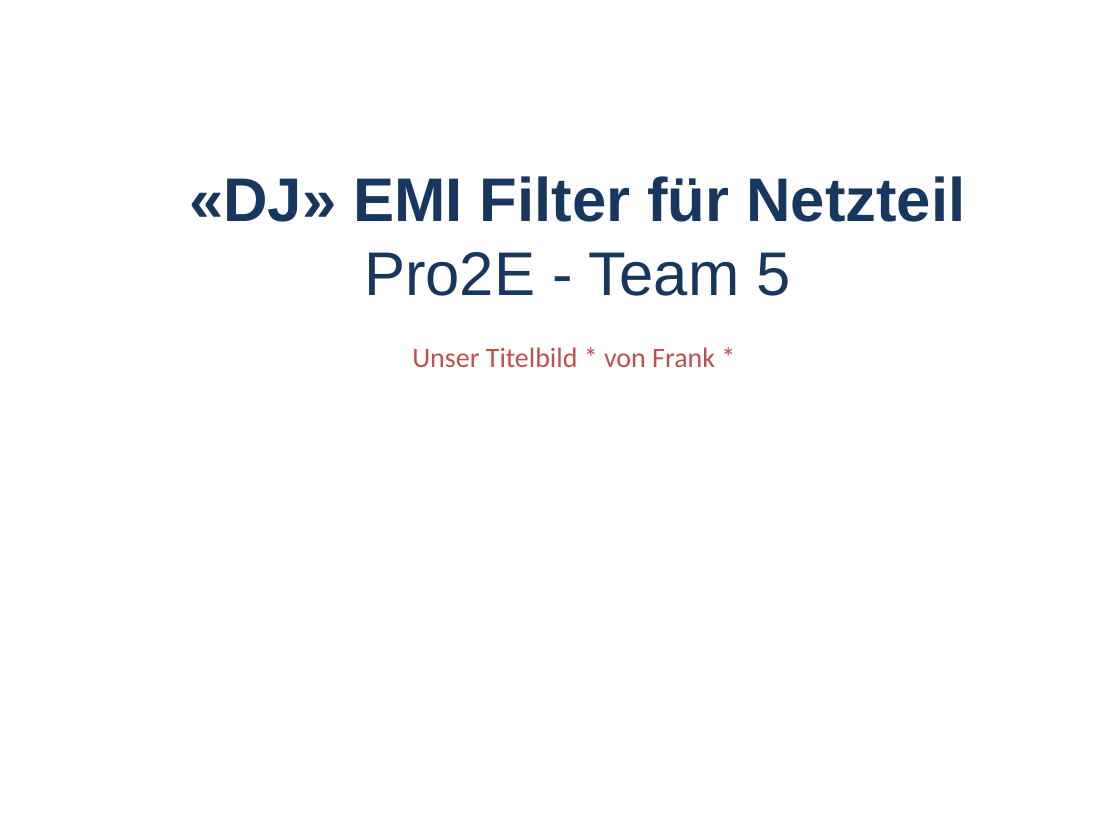
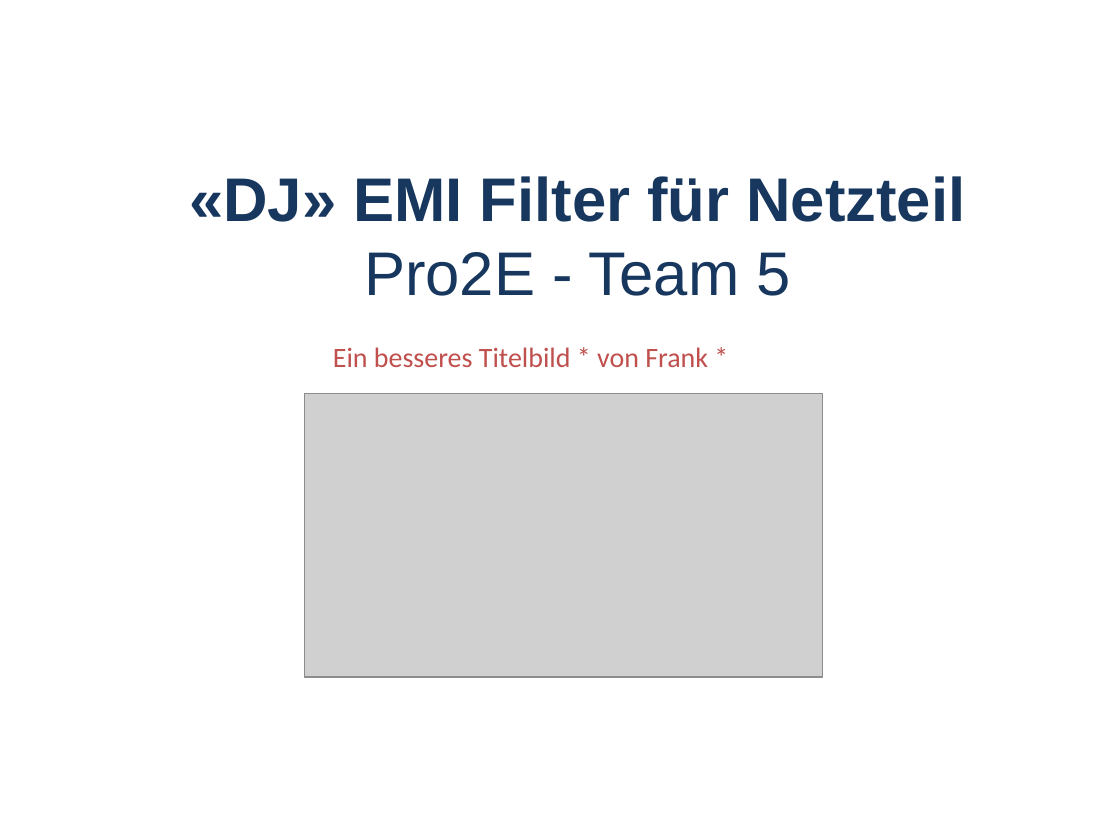
Before and after one commit to marinataborda/P2Organisation, a slide deck: slide 1 of ZwischenPresäntation.pptx. Drawn at 1120x840 pixels with LibreOffice and Linux fonts; fonts in the diff are those of the drawing; grey boxes stand for pictures; background and template pictures are left out. Boxes give left, top, right and bottom in pixels: in the first picture for what was removed or moved away, otherwise in the second. Text is boxed around its words. In the diff, an @@ line names an element or a change of style, - is before the commit and + after.

```diff
--- a/ZwischenPresäntation.pptx
+++ b/ZwischenPresäntation.pptx
@@ text at (x1=333, y1=347, x2=708, y2=367): text changed @@
-Unser Titelbild * von Frank *
+Ein besseres Titelbild * von Frank *
@@ picture added at (x1=305, y1=393, x2=823, y2=676) @@
```
Also in this commit, not shown: 4 other slides changed, 2 slides added, 3 slides removed.
